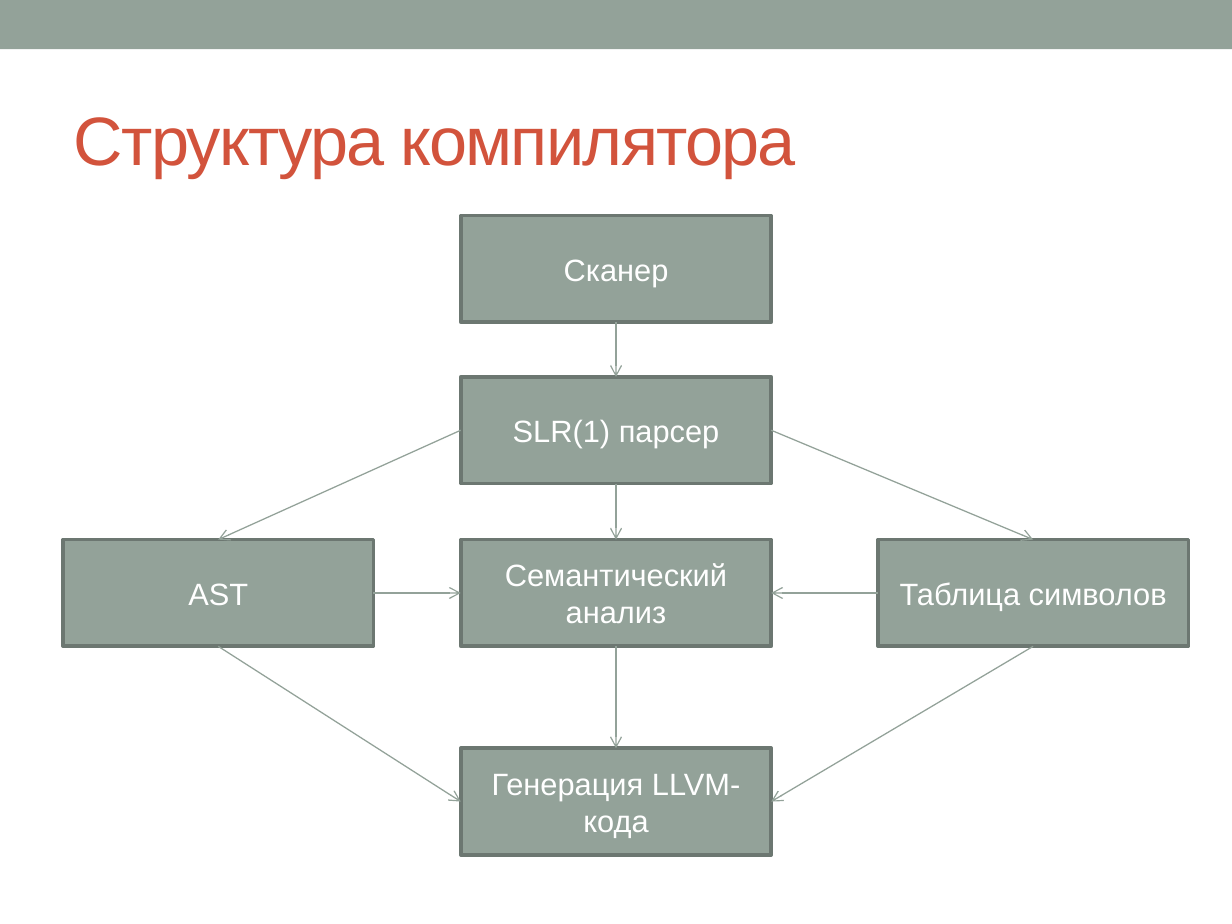
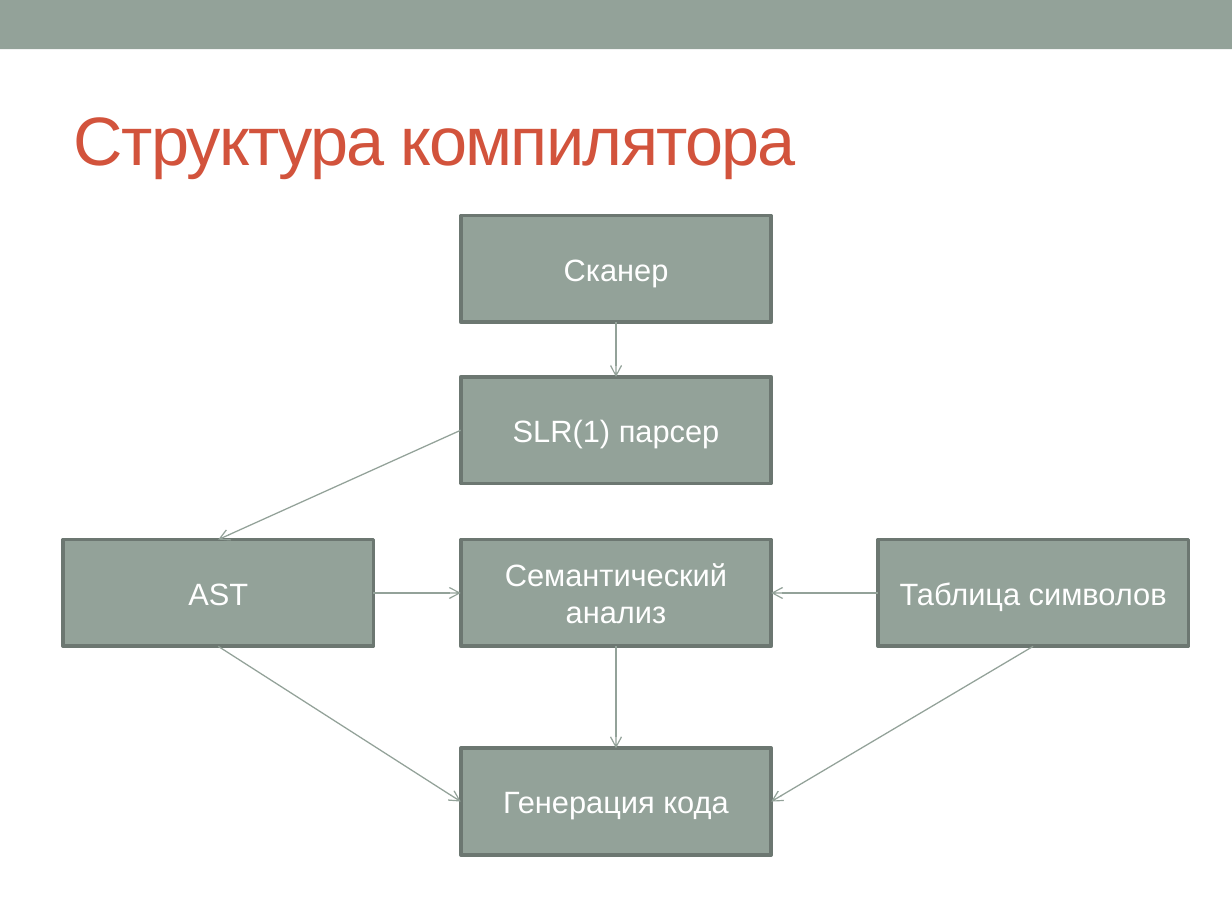
Before and after one commit to nikita-vanyasin/compiler, a slide deck: slide 4 of docs/Py.pptx. Drawn at 1232x924 pixels with LibreOffice and Linux fonts; fonts in the diff are those of the drawing. Boxes give left, top, right and bottom in pixels: in the first picture for what was removed or moved away, otherwise in the second. Text is boxed around its words. In the diff, an @@ line names an element or a change of style, - is before the commit and + after.

```diff
--- a/docs/Py.pptx
+++ b/docs/Py.pptx
@@ arrow removed from (771, 430) to (1034, 540) @@
@@ arrow removed from (616, 484) to (616, 540) @@
@@ text in rectangle at (x1=503, y1=792, x2=728, y2=819): text changed @@
-Генерация LLVM-кода
+Генерация кода
```
Also in this commit, not shown: 6 other slides changed, 4 slides added, 1 slide removed, 11 other files.
